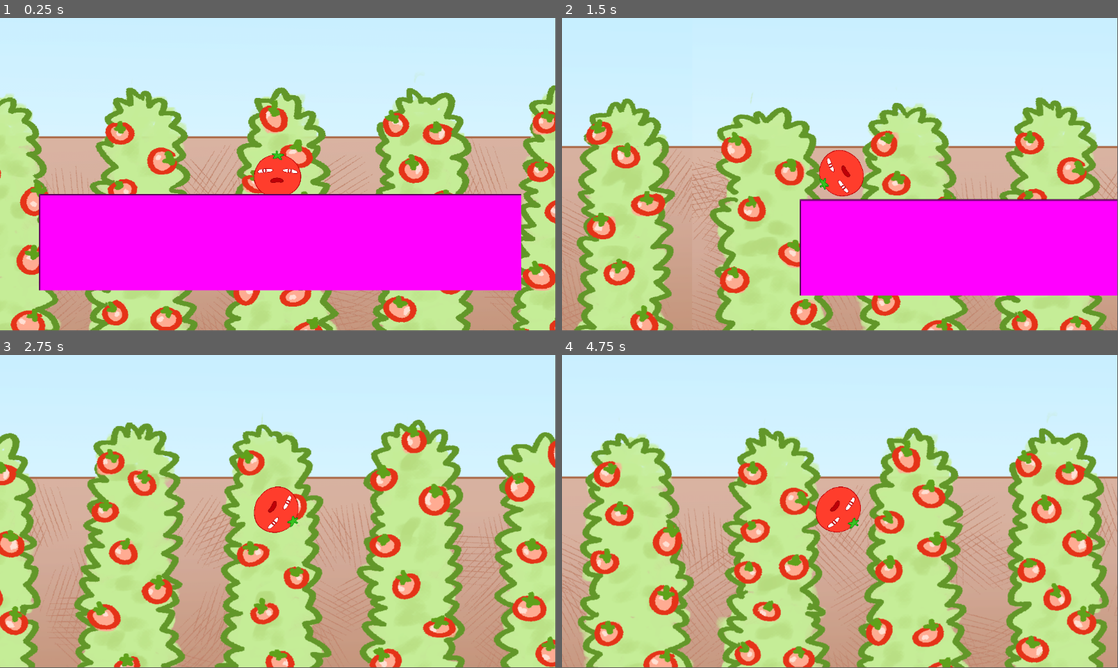
Above: before the commit, frames 1-4 (two rows, left to right).
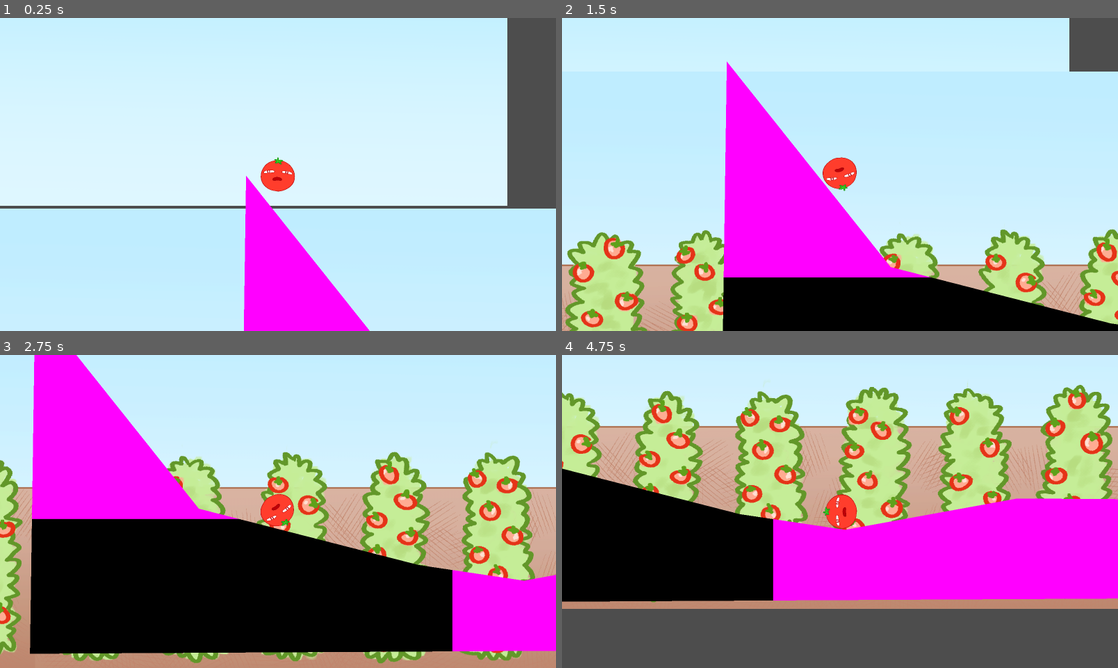
Above: after the commit, the same moments.

Repository: DazyLude/DokiJam2025
Game: Godot game, scene res://scenes/game.tscn
Two runs of this game, one before a commit and one after it. Both use one fixed random seed, a clock stepped at 60 frames per second and the inputs below.
Inputs (mouse positions are in pixels of both pictures, inside the frame that each line leads up to):
- Up to frame 1 (0.25 s): no input
- Up to frame 2 (1.5 s): tap Enter at 0.5 s; move the mouse to (962, 158) at 0.52 s; hold Q (roll_ccw) 0.53-1.25 s; click (962, 158) at 0.67 s; tap Space at 0.77 s; drag from (728, 190) to (812, 237) at 1.27 s
- Up to frame 3 (2.75 s): move the mouse to (333, 442) at 2.02 s; hold Alt from 2.03 s (still down); click (333, 442) at 2.17 s
- Up to frame 4 (4.75 s): release Alt at 2.75 s; drag from (812, 574) to (673, 464) at 2.77 s; move the mouse to (1006, 558) at 3.52 s; hold Ctrl 3.53-4.25 s; click (1006, 558) at 3.67 s; tap Space at 3.77 s; drag from (673, 464) to (756, 433) at 4.27 s
In our replay, the window is 799x449 before the commit and 800x450 after it. These sizes can differ from the game's own. Grey fills any space a smaller window leaves; there, only what the larger window draws over its background counts as a difference.

The runs differ from the first frame. In frame 1, 68% of the frame differs, in the area x 0-100%, y 0-100%; in frame 2, 62%; in frame 3, 68%; in frame 4, 79%.

Commit message:
basic smart shape 2D terrain

Diff:
--- a/project.godot
+++ b/project.godot
@@ -14,6 +14,19 @@
 run/main_scene="uid://daikwosr13pnv"
 config/features=PackedStringArray("4.4", "GL Compatibility")
 config/icon="res://icon.svg"
+
+[autoload]
+
+GameState="*res://scripts/gamestate.gd"
+
+[display]
+
+window/size/viewport_width=1600
+window/size/viewport_height=900
+
+[editor_plugins]
+
+enabled=PackedStringArray("res://addons/rmsmartshape/plugin.cfg")
 
 [input]
 
--- a/scenes/game.tscn
+++ b/scenes/game.tscn
@@ -1,15 +1,202 @@
-[gd_scene load_steps=6 format=3 uid="uid://daikwosr13pnv"]
-
+[gd_scene load_steps=36 format=3 uid="uid://daikwosr13pnv"]
+
+[ext_resource type="Script" uid="uid://cpobfagrfa2vw" path="res://scenes/game.gd" id="1_lbhrr"]
 [ext_resource type="Texture2D" uid="uid://d1q3bla3tsoaf" path="res://assets/stages/farm/skybox_gradient.png" id="1_lnu2h"]
 [ext_resource type="Texture2D" uid="uid://ca57mpnq70puo" path="res://assets/stages/farm/tomato_farm.png" id="1_yqjtg"]
 [ext_resource type="PackedScene" uid="uid://dsygnq6v144q2" path="res://scenes/player/player.tscn" id="2_lnu2h"]
-
-[sub_resource type="PlaceholderTexture2D" id="PlaceholderTexture2D_iywne"]
-size = Vector2(1000, 200)
-
-[sub_resource type="WorldBoundaryShape2D" id="WorldBoundaryShape2D_lbhrr"]
+[ext_resource type="Script" uid="uid://bxh60lo5clvos" path="res://addons/rmsmartshape/shapes/shape.gd" id="4_vtaks"]
+[ext_resource type="Script" uid="uid://dyi0gt0q26csa" path="res://addons/rmsmartshape/vertex_properties.gd" id="5_kvpfn"]
+[ext_resource type="Script" uid="uid://c3pfvvd84y3xr" path="res://addons/rmsmartshape/shapes/point.gd" id="6_dinhu"]
+[ext_resource type="Script" uid="uid://iui5xsr0lcv6" path="res://addons/rmsmartshape/shapes/point_array.gd" id="7_kvuet"]
+[ext_resource type="Script" uid="uid://cg2cweddrk5r5" path="res://addons/rmsmartshape/materials/edge_material_metadata.gd" id="8_trtic"]
+[ext_resource type="Script" uid="uid://d1qxh2axj257u" path="res://addons/rmsmartshape/materials/shape_material.gd" id="9_ir15t"]
+
+[sub_resource type="Resource" id="Resource_ca42v"]
+script = ExtResource("5_kvpfn")
+texture_idx = 0
+flip = false
+width = 1.0
+
+[sub_resource type="Resource" id="Resource_rysoc"]
+script = ExtResource("6_dinhu")
+position = Vector2(207.412, 177.691)
+point_in = Vector2(0, 0)
+point_out = Vector2(0, 0)
+properties = SubResource("Resource_ca42v")
+
+[sub_resource type="Resource" id="Resource_ssvqc"]
+script = ExtResource("5_kvpfn")
+texture_idx = 0
+flip = false
+width = 1.0
+
+[sub_resource type="Resource" id="Resource_264po"]
+script = ExtResource("6_dinhu")
+position = Vector2(702.413, 87.691)
+point_in = Vector2(0, 0)
+point_out = Vector2(0, 0)
+properties = SubResource("Resource_ssvqc")
+
+[sub_resource type="Resource" id="Resource_1kice"]
+script = ExtResource("5_kvpfn")
+texture_idx = 0
+flip = false
+width = 1.0
+
+[sub_resource type="Resource" id="Resource_5newe"]
+script = ExtResource("6_dinhu")
+position = Vector2(1164.41, 90.6911)
+point_in = Vector2(0, 0)
+point_out = Vector2(0, 0)
+properties = SubResource("Resource_1kice")
+
+[sub_resource type="Resource" id="Resource_37s47"]
+script = ExtResource("5_kvpfn")
+texture_idx = 0
+flip = false
+width = 1.0
+
+[sub_resource type="Resource" id="Resource_bt5mj"]
+script = ExtResource("6_dinhu")
+position = Vector2(1566.41, 270.691)
+point_in = Vector2(0, 0)
+point_out = Vector2(0, 0)
+properties = SubResource("Resource_37s47")
+
+[sub_resource type="Resource" id="Resource_e1j6l"]
+script = ExtResource("5_kvpfn")
+texture_idx = 0
+flip = false
+width = 1.0
+
+[sub_resource type="Resource" id="Resource_pl11u"]
+script = ExtResource("6_dinhu")
+position = Vector2(1998.41, 132.691)
+point_in = Vector2(0, 0)
+point_out = Vector2(0, 0)
+properties = SubResource("Resource_e1j6l")
+
+[sub_resource type="Resource" id="Resource_bhx41"]
+script = ExtResource("5_kvpfn")
+texture_idx = 0
+flip = false
+width = 1.0
+
+[sub_resource type="Resource" id="Resource_qnb83"]
+script = ExtResource("6_dinhu")
+position = Vector2(2004.41, 369.691)
+point_in = Vector2(0, 0)
+point_out = Vector2(0, 0)
+properties = SubResource("Resource_bhx41")
+
+[sub_resource type="Resource" id="Resource_sww3w"]
+script = ExtResource("5_kvpfn")
+texture_idx = 0
+flip = false
+width = 1.0
+
+[sub_resource type="Resource" id="Resource_suyxu"]
+script = ExtResource("6_dinhu")
+position = Vector2(-1214.59, 387.691)
+point_in = Vector2(0, 0)
+point_out = Vector2(0, 0)
+properties = SubResource("Resource_sww3w")
+
+[sub_resource type="Resource" id="Resource_sgl2t"]
+script = ExtResource("5_kvpfn")
+texture_idx = 0
+flip = false
+width = 1.0
+
+[sub_resource type="Resource" id="Resource_qouja"]
+script = ExtResource("6_dinhu")
+position = Vector2(-1199.88, -620.25)
+point_in = Vector2(0, 0)
+point_out = Vector2(0, 0)
+properties = SubResource("Resource_sgl2t")
+
+[sub_resource type="Resource" id="Resource_wljb1"]
+script = ExtResource("5_kvpfn")
+texture_idx = 0
+flip = false
+width = 1.0
+
+[sub_resource type="Resource" id="Resource_v2yb1"]
+script = ExtResource("6_dinhu")
+position = Vector2(-728.589, -29.3091)
+point_in = Vector2(0, 0)
+point_out = Vector2(0, 0)
+properties = SubResource("Resource_wljb1")
+
+[sub_resource type="Resource" id="Resource_js0lu"]
+script = ExtResource("5_kvpfn")
+texture_idx = -2
+flip = false
+width = 1.0
+
+[sub_resource type="Resource" id="Resource_gxtfn"]
+script = ExtResource("6_dinhu")
+position = Vector2(-95.5881, 132.691)
+point_in = Vector2(0, 0)
+point_out = Vector2(0, 0)
+properties = SubResource("Resource_js0lu")
+
+[sub_resource type="Resource" id="Resource_twgab"]
+script = ExtResource("5_kvpfn")
+texture_idx = 0
+flip = false
+width = 1.0
+
+[sub_resource type="Resource" id="Resource_02fa5"]
+script = ExtResource("6_dinhu")
+position = Vector2(207.412, 177.691)
+point_in = Vector2(0, 0)
+point_out = Vector2(0, 0)
+properties = SubResource("Resource_twgab")
+
+[sub_resource type="Resource" id="Resource_nepv3"]
+script = ExtResource("7_kvuet")
+_points = {
+0: SubResource("Resource_rysoc"),
+1: SubResource("Resource_264po"),
+2: SubResource("Resource_5newe"),
+3: SubResource("Resource_bt5mj"),
+4: SubResource("Resource_pl11u"),
+5: SubResource("Resource_qnb83"),
+6: SubResource("Resource_suyxu"),
+7: SubResource("Resource_qouja"),
+8: SubResource("Resource_v2yb1"),
+9: SubResource("Resource_gxtfn"),
+10: SubResource("Resource_02fa5")
+}
+_point_order = PackedInt32Array(0, 1, 2, 3, 4, 5, 6, 7, 8, 9, 10)
+_constraints = {
+Vector2i(0, 10): 15
+}
+_next_key = 11
+_material_overrides = {}
+tessellation_stages = 3
+tessellation_tolerance = 6.0
+curve_bake_interval = 20.0
+
+[sub_resource type="PlaceholderTexture2D" id="PlaceholderTexture2D_7025r"]
+
+[sub_resource type="Resource" id="Resource_m4url"]
+script = ExtResource("9_ir15t")
+_edge_meta_materials = Array[ExtResource("8_trtic")]([])
+fill_textures = Array[Texture2D]([SubResource("PlaceholderTexture2D_7025r")])
+fill_texture_z_index = -10
+fill_texture_show_behind_parent = false
+fill_texture_scale = 1.0
+fill_texture_absolute_position = false
+fill_texture_absolute_rotation = false
+fill_texture_offset = Vector2(0, 0)
+fill_texture_angle_offset = 0.0
+fill_mesh_offset = 0.0
+render_offset = 0.0
 
 [node name="Game" type="Node2D"]
+script = ExtResource("1_lbhrr")
 
 [node name="Parallax2D" type="ParallaxBackground" parent="."]
 follow_viewport_enabled = true
@@ -22,8 +209,8 @@
 texture = ExtResource("1_lnu2h")
 
 [node name="Backdrop" type="ParallaxLayer" parent="Parallax2D"]
-position = Vector2(0, -327)
-motion_scale = Vector2(0.75, 0.75)
+motion_scale = Vector2(0.2, 0.2)
+motion_offset = Vector2(0, -200)
 motion_mirroring = Vector2(2920, 0)
 
 [node name="Sprite2D" type="Sprite2D" parent="Parallax2D/Backdrop"]
@@ -31,18 +218,21 @@
 
 [node name="Terrain" type="Node" parent="."]
 
+[node name="SS2D_Shape" type="Node2D" parent="Terrain"]
+script = ExtResource("4_vtaks")
+_points = SubResource("Resource_nepv3")
+shape_material = SubResource("Resource_m4url")
+collision_update_mode = 2
+collision_polygon_node_path = NodePath("../StaticBody2D/CollisionShape2D")
+metadata/_custom_type_script = "uid://bxh60lo5clvos"
+
 [node name="StaticBody2D" type="StaticBody2D" parent="Terrain"]
-position = Vector2(0, 50)
-
-[node name="Sprite2D" type="Sprite2D" parent="Terrain/StaticBody2D"]
-position = Vector2(4, 96)
-texture = SubResource("PlaceholderTexture2D_iywne")
-
-[node name="CollisionShape2D" type="CollisionShape2D" parent="Terrain/StaticBody2D"]
-shape = SubResource("WorldBoundaryShape2D_lbhrr")
-debug_color = Color(0.893084, 0.000226022, 0.785285, 0.42)
+
+[node name="CollisionShape2D" type="CollisionPolygon2D" parent="Terrain/StaticBody2D"]
+polygon = PackedVector2Array(207.412, 177.691, 702.413, 87.691, 1164.41, 90.6911, 1566.41, 270.691, 1998.41, 132.691, 2004.41, 369.691, -1214.59, 387.691, -1199.88, -620.25, -728.589, -29.3091, -95.5881, 132.691, 207.412, 177.691)
 
 [node name="Player" parent="." instance=ExtResource("2_lnu2h")]
+position = Vector2(-1108, -652)
 mass = 1.0
 inertia = 1000.0
 angular_velocity = 0.174533
